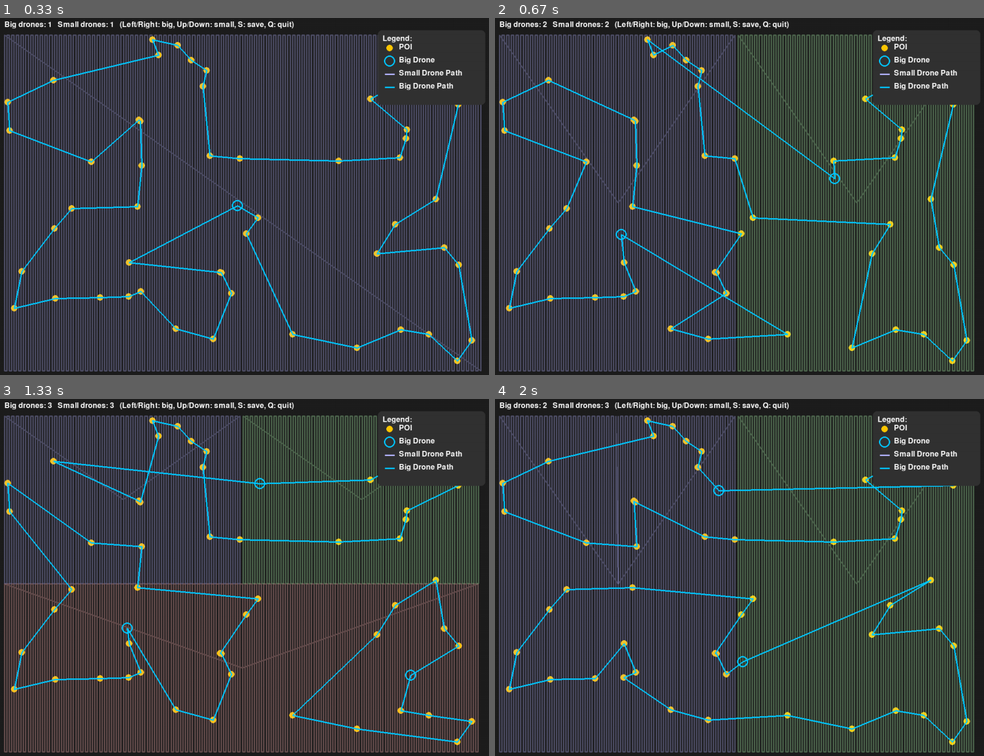
Above: before the commit, frames 1-4 (two rows, left to right).
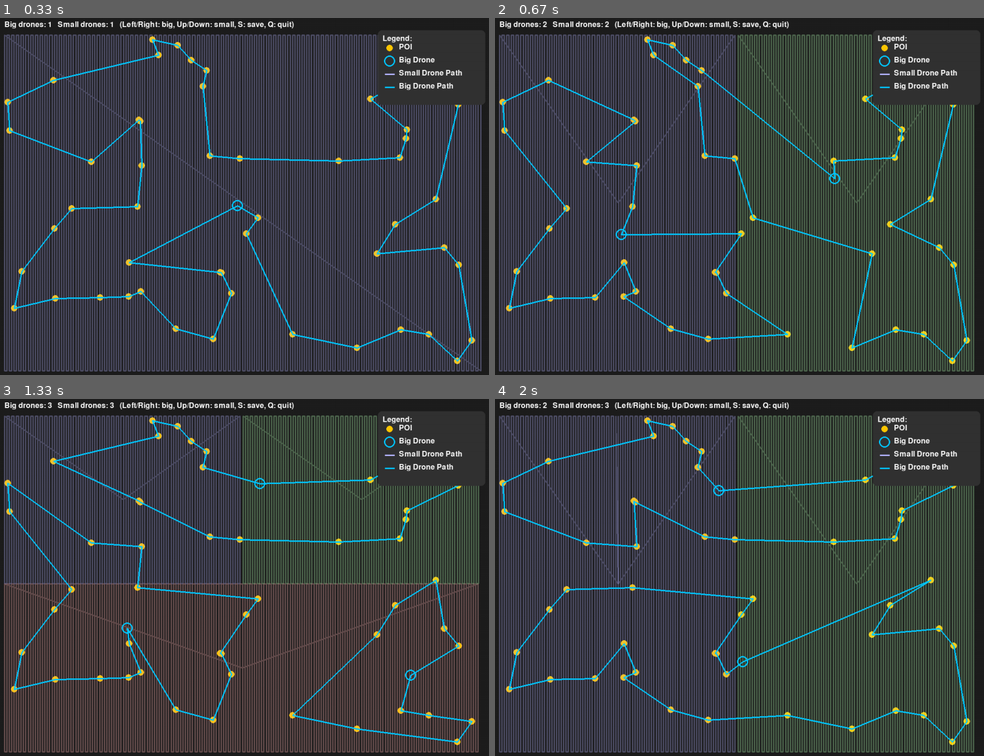
Above: after the commit, the same moments.

Repository: tanmayd-dev/drone-research
Game: pygame game, started from external_mode/pygame_sim.py
Same seed, same stepped clock (60 frames per second), same inputs: the game is played once before the commit and once after it.
Inputs:
- Up to frame 1 (0.33 s): no input
- Up to frame 2 (0.67 s): hold Right from 0.33 s (still down)
- Up to frame 3 (1.33 s): release Right at 0.8 s; hold Up 0.83-1.13 s; hold Right from 1.17 s (still down)
- Up to frame 4 (2 s): release Right at 1.63 s; hold Left from 1.67 s (still down)

Frame 1 is identical in both runs. In frame 2, 2.0% of the frame differs, in the area x 1-92%, y 5-89%; in frame 3, 0.6%; in frame 4, 0.5%.

Commit message:
Initial commit

Diff:
--- a/external_mode/pygame_sim.py
+++ b/external_mode/pygame_sim.py
@@ -71,12 +71,30 @@
     path.append(start)
     return path
 def two_opt(path):
+    """Improve a TSP path using 2‑opt swaps and eliminate edge crossings.
+
+    The function repeatedly applies standard 2‑opt improvements and then scans
+    the resulting tour for any intersecting edges. When a crossing is found the
+    segment between the two intersecting edges is reversed, which removes the
+    crossing while preserving a valid tour. The process continues until no
+    further improvements or crossings are detected.
+    """
     best = path[:]
     improved = True
-    def path_length(path):
-        return sum(math.hypot(path[i]['x']-path[i+1]['x'], path[i]['y']-path[i+1]['y']) for i in range(len(path)-1))
+    def path_length(p):
+        return sum(math.hypot(p[i]['x'] - p[i+1]['x'], p[i]['y'] - p[i+1]['y']) for i in range(len(p)-1))
+    def segments_intersect(a1, a2, b1, b2):
+        """Return True if line segments a1‑a2 and b1‑b2 intersect (excluding shared endpoints)."""
+        def orient(p, q, r):
+            return (q['x'] - p['x']) * (r['y'] - p['y']) - (q['y'] - p['y']) * (r['x'] - p['x'])
+        o1 = orient(a1, a2, b1)
+        o2 = orient(a1, a2, b2)
+        o3 = orient(b1, b2, a1)
+        o4 = orient(b1, b2, a2)
+        return (o1 * o2 < 0) and (o3 * o4 < 0)
     while improved:
         improved = False
+        # Standard 2‑opt improvement pass
         for i in range(1, len(best) - 2):
             for j in range(i + 1, len(best) - 1):
                 if j - i == 1:
@@ -85,7 +103,16 @@
                 if path_length(new_path) < path_length(best):
                     best = new_path
                     improved = True
-        path = best
+        # Crossing‑removal pass
+        for i in range(len(best) - 1):
+            for j in range(i + 2, len(best) - 1):
+                if i == 0 and j == len(best) - 1:
+                    continue
+                a1, a2 = best[i], best[i+1]
+                b1, b2 = best[j], best[j+1]
+                if segments_intersect(a1, a2, b1, b2):
+                    best = best[:i+1] + best[i+1:j+1][::-1] + best[j+1:]
+                    improved = True
     return best
 def kmeans(points, k, max_iter=10, seed=None):
     if not points:
--- a/independent_mode/pygame_sim.py
+++ b/independent_mode/pygame_sim.py
@@ -89,12 +89,31 @@
     return path
 
 def two_opt(path):
+    """Improve a TSP path using 2-opt swaps and eliminate edge crossings.
+
+    The function repeatedly applies standard 2‑opt improvements and then scans
+    the resulting tour for any intersecting edges. When a crossing is found the
+    segment between the two intersecting edges is reversed, which removes the
+    crossing while preserving a valid tour. The process continues until no
+    further improvements or crossings are detected.
+    """
     best = path[:]
     improved = True
-    def path_length(path):
-        return sum(math.hypot(path[i]['x']-path[i+1]['x'], path[i]['y']-path[i+1]['y']) for i in range(len(path)-1))
+    def path_length(p):
+        return sum(math.hypot(p[i]['x'] - p[i+1]['x'], p[i]['y'] - p[i+1]['y']) for i in range(len(p)-1))
+    def segments_intersect(a1, a2, b1, b2):
+        """Return True if line segments a1‑a2 and b1‑b2 intersect (excluding shared endpoints)."""
+        def orient(p, q, r):
+            return (q['x'] - p['x']) * (r['y'] - p['y']) - (q['y'] - p['y']) * (r['x'] - p['x'])
+        o1 = orient(a1, a2, b1)
+        o2 = orient(a1, a2, b2)
+        o3 = orient(b1, b2, a1)
+        o4 = orient(b1, b2, a2)
+        # General case: opposite orientations
+        return (o1 * o2 < 0) and (o3 * o4 < 0)
     while improved:
         improved = False
+        # Standard 2‑opt improvement pass
         for i in range(1, len(best) - 2):
             for j in range(i + 1, len(best) - 1):
                 if j - i == 1:
@@ -103,7 +122,19 @@
                 if path_length(new_path) < path_length(best):
                     best = new_path
                     improved = True
-        path = best
+        # Crossing‑removal pass
+        for i in range(len(best) - 1):
+            for j in range(i + 2, len(best) - 1):
+                # Skip the first‑last edge which closes the tour
+                if i == 0 and j == len(best) - 1:
+                    continue
+                a1, a2 = best[i], best[i+1]
+                b1, b2 = best[j], best[j+1]
+                if segments_intersect(a1, a2, b1, b2):
+                    # Reverse the segment between i+1 and j to eliminate the crossing
+                    best = best[:i+1] + best[i+1:j+1][::-1] + best[j+1:]
+                    improved = True
+        # Loop continues if any change was made
     return best
 
 def compute_paths(num_big, num_small):
--- /dev/null
+++ b/independent_mode/test_two_opt.py
@@ -0,0 +1,35 @@
+import unittest, random, math, sys, os
+
+# Ensure the pygame_sim module can be imported
+current_dir = os.path.dirname(__file__)
+sys.path.append(current_dir)
+from pygame_sim import two_opt
+
+def segments_intersect(a1, a2, b1, b2):
+    def orient(p, q, r):
+        return (q['x'] - p['x']) * (r['y'] - p['y']) - (q['y'] - p['y']) * (r['x'] - p['x'])
+    o1 = orient(a1, a2, b1)
+    o2 = orient(a1, a2, b2)
+    o3 = orient(b1, b2, a1)
+    o4 = orient(b1, b2, a2)
+    return (o1 * o2 < 0) and (o3 * o4 < 0)
+
+class TestTwoOpt(unittest.TestCase):
+    def test_no_crossings(self):
+        # Generate random points
+        random.seed(0)
+        points = [{'x': random.uniform(0, 100), 'y': random.uniform(0, 100)} for _ in range(10)]
+        # Add a start point to close the tour
+        start = points[0]
+        path = two_opt([start] + points[1:] + [start])
+        # Check for any crossing edges
+        for i in range(len(path) - 1):
+            for j in range(i + 2, len(path) - 1):
+                if i == 0 and j == len(path) - 1:
+                    continue
+                a1, a2 = path[i], path[i+1]
+                b1, b2 = path[j], path[j+1]
+                self.assertFalse(segments_intersect(a1, a2, b1, b2), f"Edges {i}-{i+1} and {j}-{j+1} cross")
+
+if __name__ == '__main__':
+    unittest.main()
Binary file added: Graphs/Independant.png
Binary file added: Graphs/external.png
